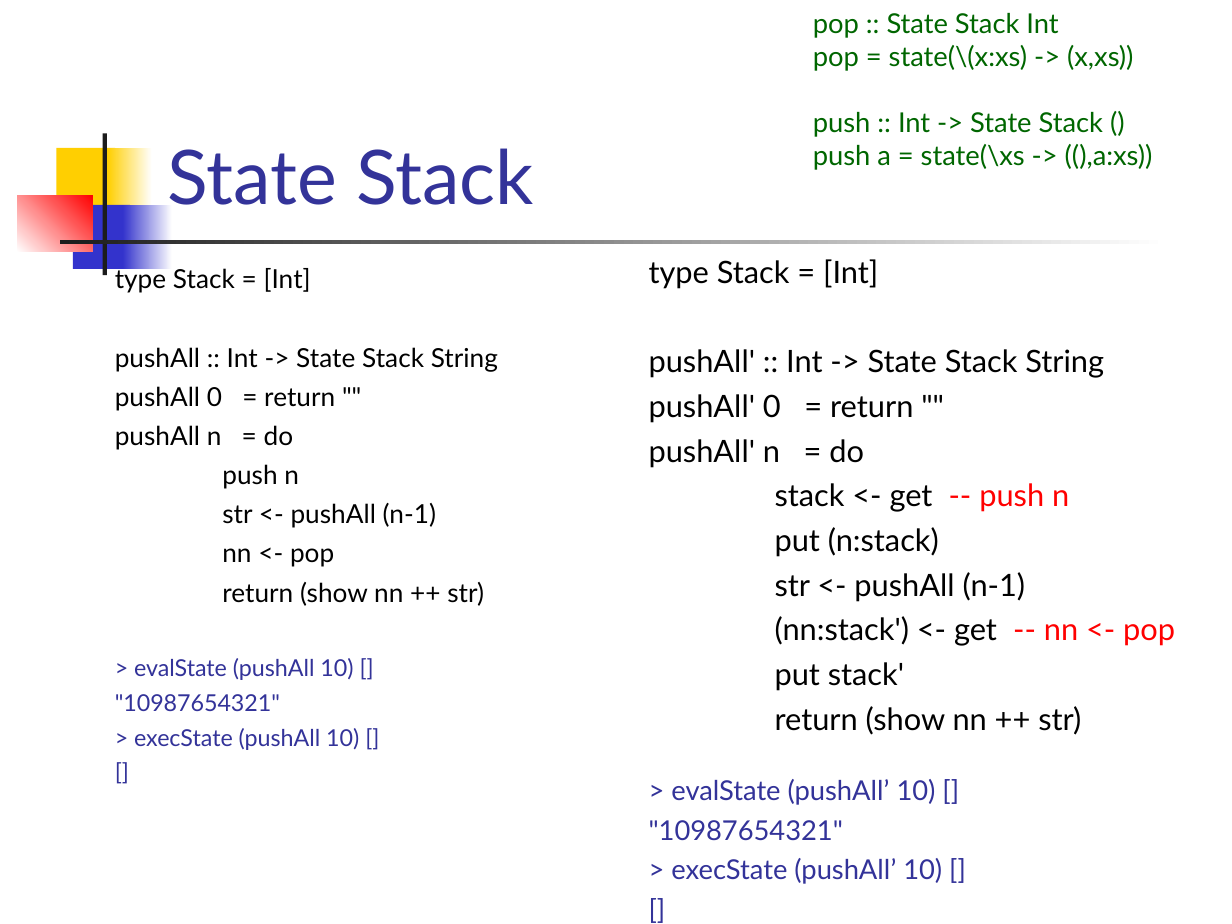
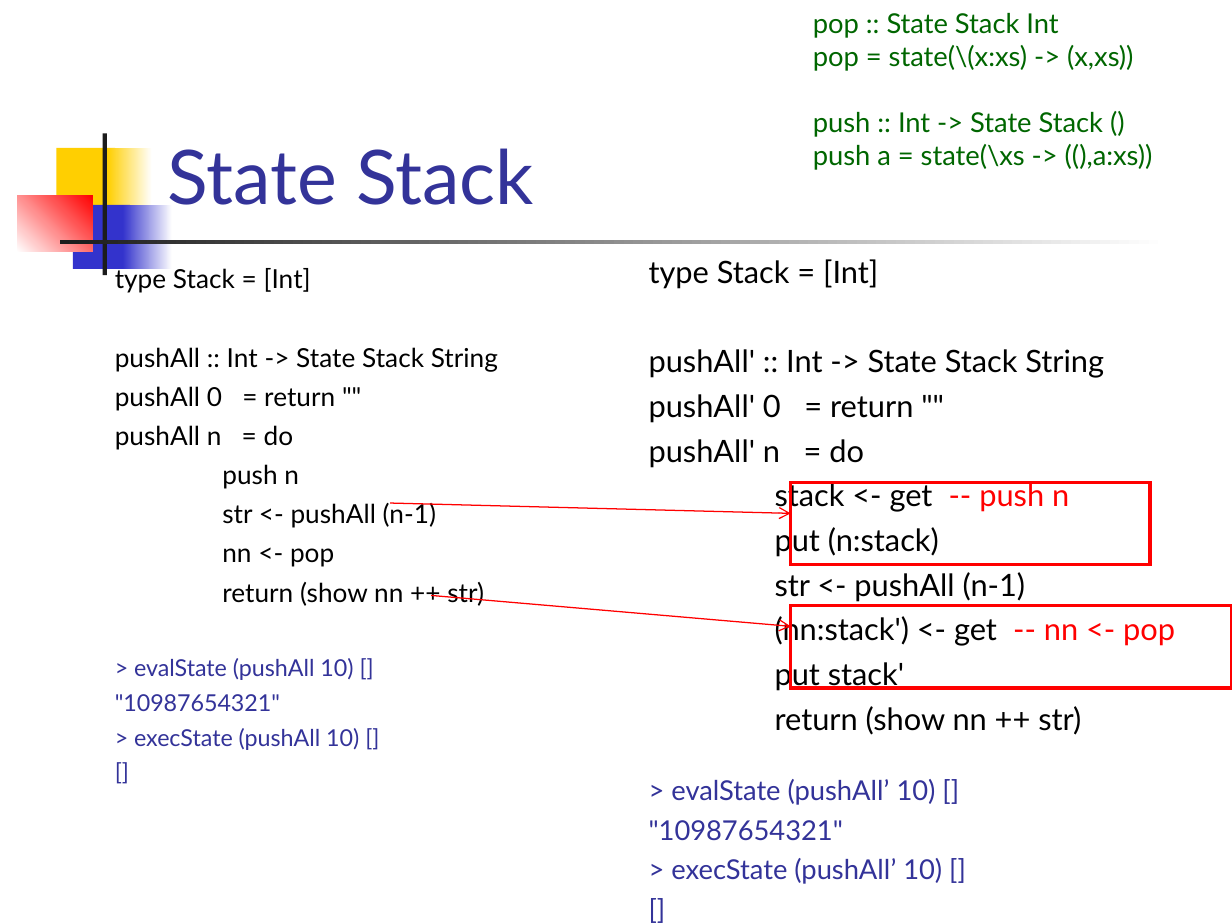
Before and after one commit to Funkcionalne/Prednasky, a slide deck: slide 21 of 12/12_fpro.ppt. Drawn at 1232x924 pixels with LibreOffice and Linux fonts; fonts in the diff are those of the drawing. Boxes give left, top, right and bottom in pixels: in the first picture for what was removed or moved away, otherwise in the second. Text is boxed around its words. In the diff, an @@ line names an element or a change of style, - is before the commit and + after.

```diff
--- a/12/12_fpro.ppt
+++ b/12/12_fpro.ppt
@@ arrow added from (391, 503) to (791, 514), #FF0000 0.74 pt @@
@@ rectangle added at (x1=791, y1=483, x2=1151, y2=565), outline #FF0000 2.01 pt @@
@@ arrow added from (431, 595) to (791, 626), #FF0000 0.74 pt @@
@@ rectangle added at (x1=791, y1=606, x2=1232, y2=689), outline #FF0000 2.01 pt @@
```
Also in this commit, not shown: 5 other slides changed, 1 other file.
